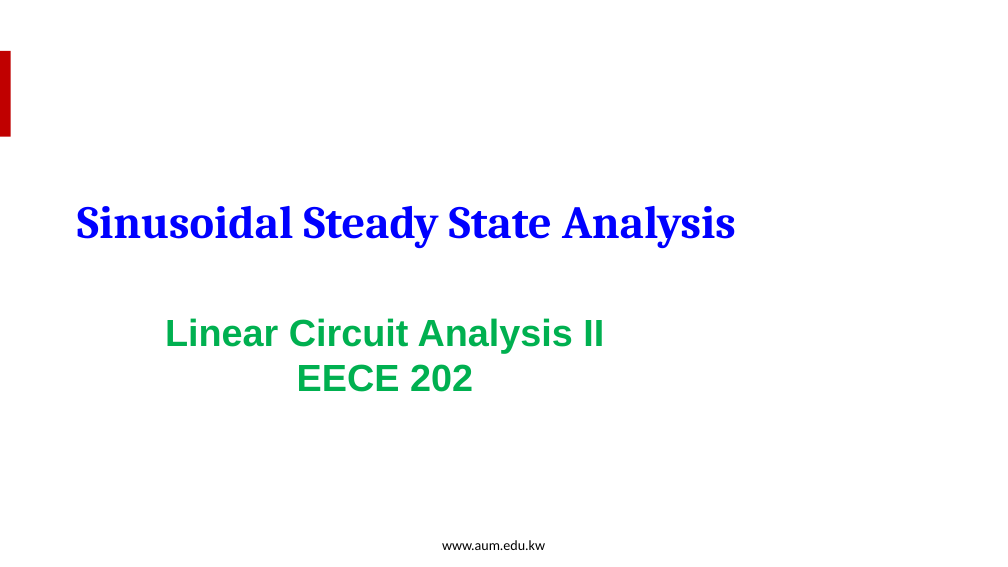
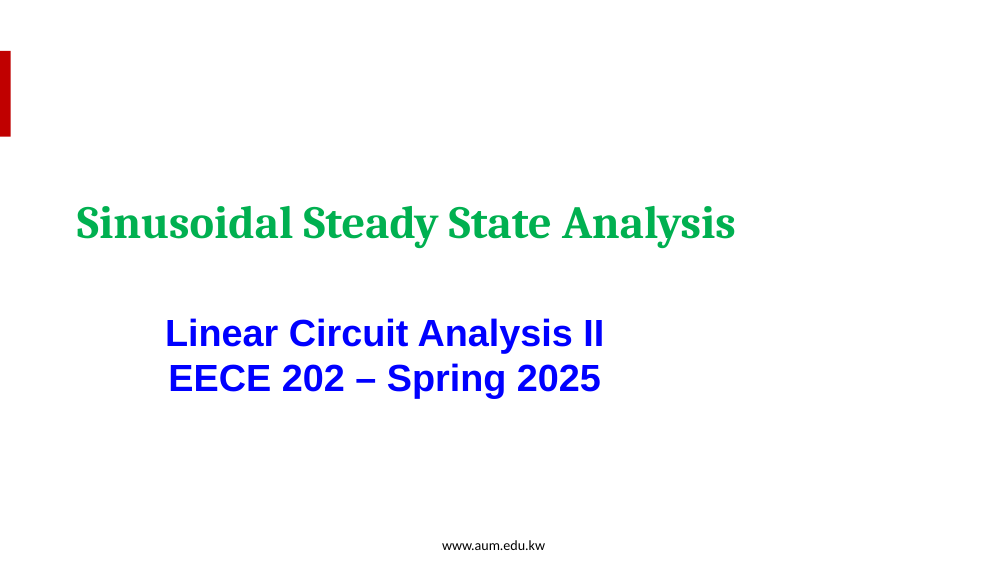
Before and after one commit to salmanrazzaq1993/AUM-WORK, a slide deck: slide 1 of PP WORK/Instructor Version/Week 12/Week 12-Lecture 1 - Resonance.pptx. Drawn at 1008x567 pixels with LibreOffice and Linux fonts; fonts in the diff are those of the drawing; background and template pictures are left out. Boxes give left, top, right and bottom in pixels: in the first picture for what was removed or moved away, otherwise in the second. Text is boxed around its words. In the diff, an @@ line names an element or a change of style, - is before the commit and + after.

```diff
--- a/PP WORK/Instructor Version/Week 12/Week 12-Lecture 1 - Resonance.pptx
+++ b/PP WORK/Instructor Version/Week 12/Week 12-Lecture 1 - Resonance.pptx
@@ text "Sinusoidal Steady State Analysis" at <box>77,206,736,248</box>: text colour #0000FF to #00B050 @@
@@ text at <box>165,318,604,353</box>: text colour #00B050 to #0000FF in "Linear Circuit Analysis II" @@
@@ text at <box>168,363,601,399</box>: text changed; text colour #00B050 to #0000FF @@
-EECE 202
+EECE 202 – Spring 2025
```
Also in this commit, not shown: 3 other slides changed.
